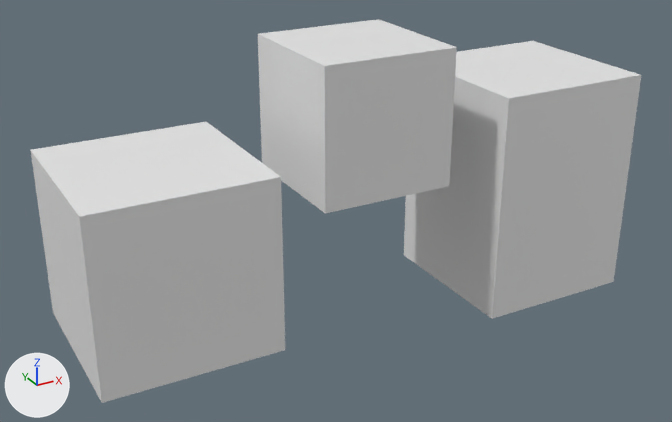
Two versions of the glTF model fixtures/glb/multimat.glb, one commit apart.
Camera for both pictures: a 50 mm lens placed at (-2.53, -4.39, 2.2), pointed at (-0.12, -0.01, 0.0). Arrows for +X, +Y and +Z are at lower left; the lights stay in place. The picture after the commit comes second.

In view in the first picture: 'plain_c', 'textured_a', 'textured_b'.
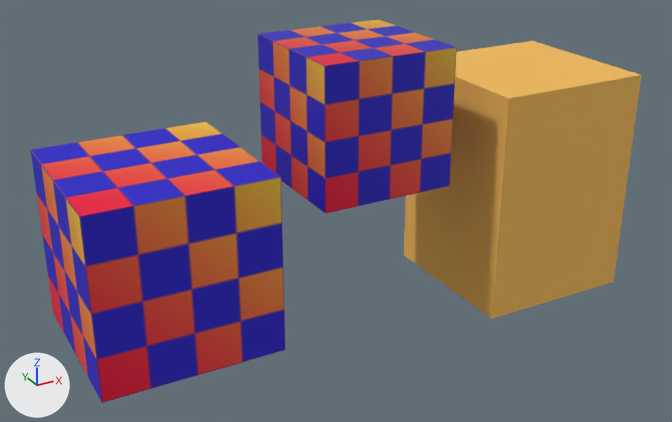
The change in detail:
Picture 'checker' (img_checker) is new.
Material 'mat_C' (mat_mat_c) is new.
Its base color is (0.9, 0.5, 0.1) (orange #f3bc59).
Its roughness is 0.8.
Material 'mat_B' (mat_mat_b) is new.
Its texture is img_checker.
Its metallic is 0.2.
Material 'mat_A' (mat_mat_a) is new.
Its texture is img_checker.
Its roughness is 0.9.
me_textured_a has 8 vertices, 12 faces and spans x -0.5..0.5, y -0.5..0.5, z -0.5..0.5.
me_textured_a gains material mat_mat_a (picture img_checker).
me_textured_b has 8 vertices, 12 faces and spans x -0.4..0.4, y -0.4..0.4, z -0.4..0.4.
me_textured_b gains material mat_mat_b (picture img_checker).
me_plain_c has 8 vertices, 12 faces and spans x -0.5..0.5, y -0.5..0.5, z -0.7..0.7.
me_plain_c gains material mat_mat_c (orange #f3bc59).

Boxes (x1, y1, x2, y2) around the edits, measured in the pictures (672 x 422 px):
'textured_a', recoloured (darker)
    both: (30, 122, 285, 403)
'plain_c', recoloured (white to orange)
    both: (404, 41, 641, 319)
'textured_b', recoloured (darker)
    both: (258, 19, 457, 213)
